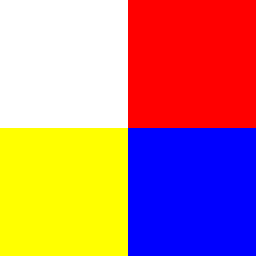
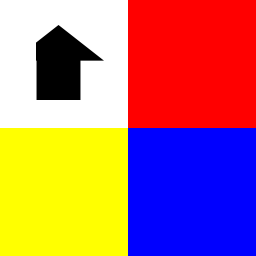
Before/after of a w=256, h=256 layered artwork. What changed in the layer stack:
added layer "Shape 1" above "레이어 1" over [left=36, top=25, right=104, bottom=100]
